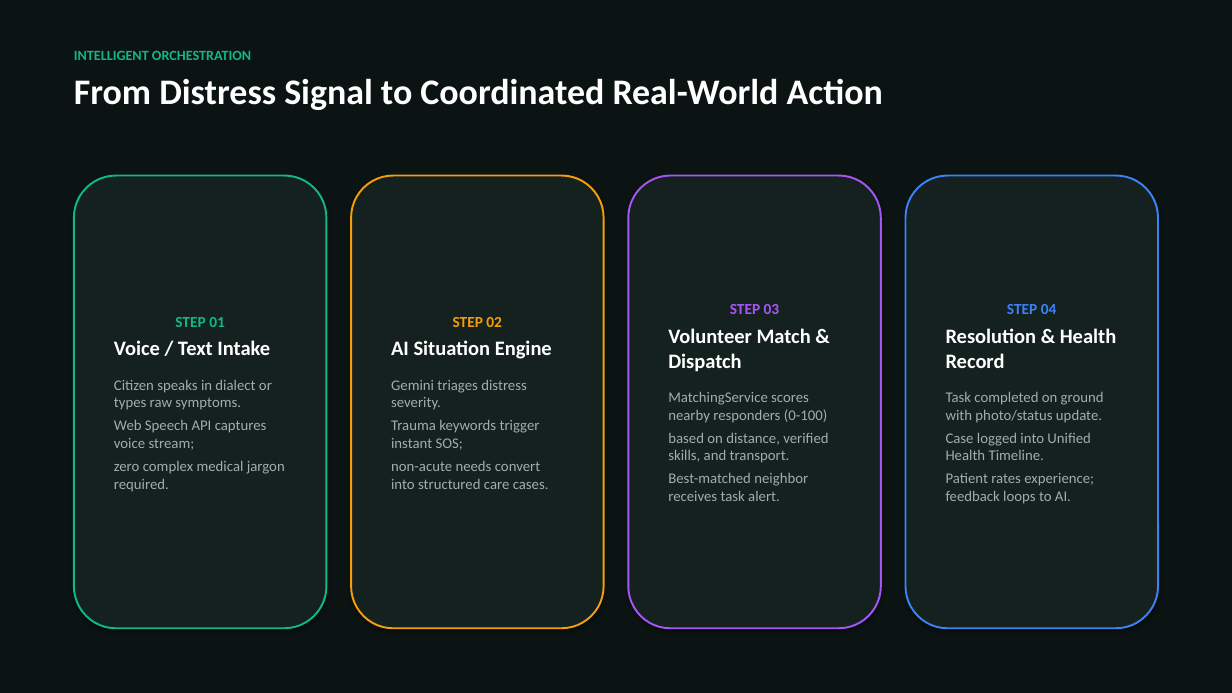
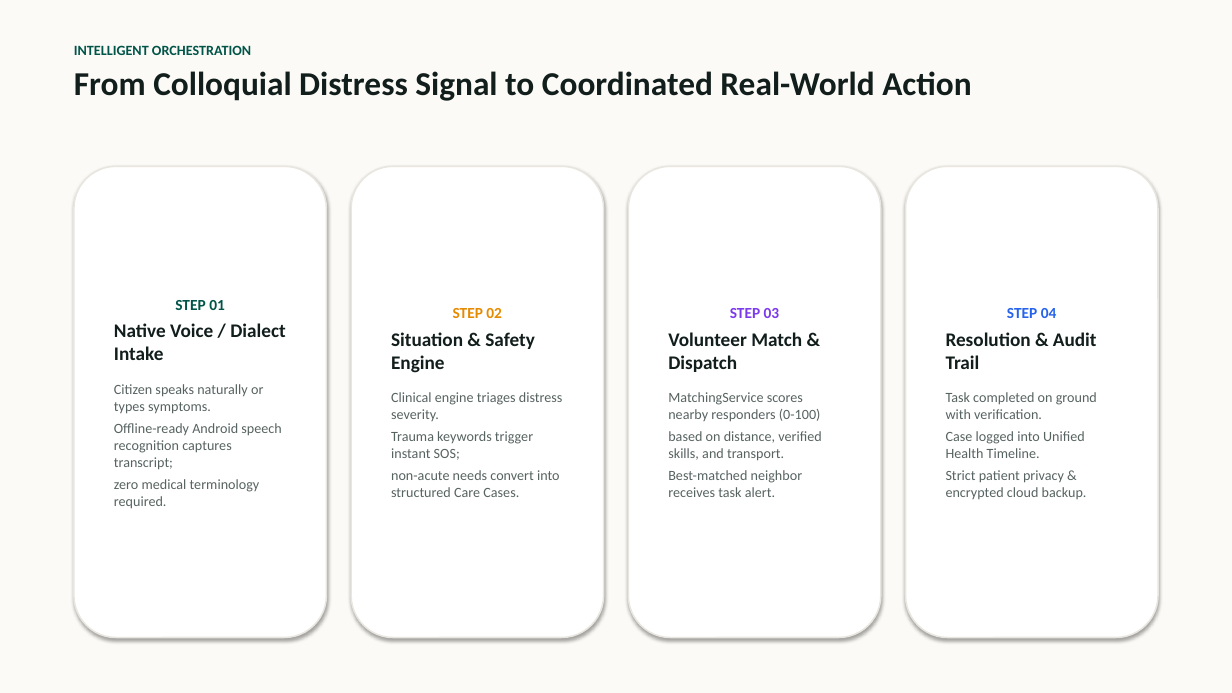
Before and after one commit to jvstin47/AroggyaGram-3, a slide deck: slide 4 of AroggyaGram_Pitch_Deck.pptx. Drawn at 1232x693 pixels with LibreOffice and Linux fonts; fonts in the diff are those of the drawing. Boxes give left, top, right and bottom in pixels: in the first picture for what was removed or moved away, otherwise in the second. Text is boxed around its words. In the diff, an @@ line names an element or a change of style, - is before the commit and + after.

Commit message:
feat: fix broken news image with bottle photo, redesign pitch deck in app theme, and refresh stable APK release

```diff
--- a/AroggyaGram_Pitch_Deck.pptx
+++ b/AroggyaGram_Pitch_Deck.pptx
@@ rectangle at (x1=0, y1=0, x2=1232, y2=693): fill #0B1413 to #FBFAF6 @@
@@ text at (x1=74, y1=45, x2=251, y2=55): text colour #10B981 to #005448 in "INTELLIGENT ORCHESTRATION"; less space between paragraphs @@
@@ text at (x1=74, y1=71, x2=972, y2=101): text changed; size 28 to 26 pt; text colour #FFFFFF to #121E1C @@
-From Distress Signal to Coordinated Real-World Action
+From Colloquial Distress Signal to Coordinated Real-World Action
@@ rounded rectangle "STEP 01" resized from (x1=74, y1=176, x2=326, y2=628) to (x1=74, y1=166, x2=326, y2=638) @@
@@ rounded rectangle "STEP 01" at (x1=74, y1=166, x2=326, y2=638): fill #14211F to #FFFFFF; outline #10B981 1.5 pt to #E8E6DF 1.2 pt @@
@@ rounded rectangle "STEP 02" resized from (x1=351, y1=176, x2=604, y2=628) to (x1=351, y1=166, x2=604, y2=638) @@
@@ rounded rectangle "STEP 02" at (x1=351, y1=166, x2=604, y2=638): fill #14211F to #FFFFFF; outline #F59E0B 1.5 pt to #E8E6DF 1.2 pt @@
@@ rounded rectangle "STEP 03" resized from (x1=628, y1=176, x2=881, y2=628) to (x1=628, y1=166, x2=881, y2=638) @@
@@ rounded rectangle "STEP 03" at (x1=628, y1=166, x2=881, y2=638): text colour #A855F7 to #7C3AED in "STEP 03"; size 16 to 15 pt, text colour #FFFFFF to #121E1C in "Volunteer Match & Dispatch"; size 11.5 to 11 pt, text colour #A0AFAA to #576361 in "MatchingService scores nearby responders (0-100)", "based on distance, verified skills, and transport.", "Best-matched neighbor receives task alert."; fill #14211F to #FFFFFF; outline #A855F7 1.5 pt to #E8E6DF 1.2 pt @@
@@ rounded rectangle "STEP 04" resized from (x1=906, y1=176, x2=1158, y2=628) to (x1=906, y1=166, x2=1158, y2=638) @@
@@ rounded rectangle "STEP 04" at (x1=906, y1=166, x2=1158, y2=638): fill #14211F to #FFFFFF; outline #3B82F6 1.5 pt to #E8E6DF 1.2 pt @@
@@ text in rounded rectangle at (x1=114, y1=323, x2=285, y2=509): text changed; size 11.5 to 11 pt; text colour #A0AFAA to #576361 @@
-Voice / Text Intake
-Citizen speaks in dialect or types raw symptoms.
-Web Speech API captures voice stream;
-zero complex medical jargon required.
+Native Voice / Dialect Intake
+Citizen speaks naturally or types symptoms.
+Offline-ready Android speech recognition captures transcript;
+zero medical terminology required.
@@ text in rounded rectangle at (x1=175, y1=300, x2=225, y2=310): text colour #10B981 to #005448 in "STEP 01" @@
@@ text in rounded rectangle at (x1=391, y1=308, x2=533, y2=460): text colour #F59E0B to #E68A00 in "STEP 02"; size 11.5 to 11 pt, text colour #A0AFAA to #576361 in "Trauma keywords trigger instant SOS;" @@
@@ text in rounded rectangle at (x1=946, y1=308, x2=1085, y2=458): text colour #3B82F6 to #2563EB in "STEP 04"; size 11.5 to 11 pt, text colour #A0AFAA to #576361 in "Case logged into Unified Health Timeline." @@
@@ text in rounded rectangle at (x1=391, y1=332, x2=563, y2=421): text changed; size 11.5 to 11 pt; text colour #A0AFAA to #576361 @@
-AI Situation Engine
-Gemini triages distress severity.
+Situation & Safety Engine
+Clinical engine triages distress severity.
@@ text in rounded rectangle at (x1=946, y1=332, x2=1097, y2=419): text changed; size 11.5 to 11 pt; text colour #A0AFAA to #576361 @@
-Resolution & Health Record
-Task completed on ground with photo/status update.
+Resolution & Audit Trail
+Task completed on ground with verification.
@@ text in rounded rectangle at (x1=391, y1=470, x2=560, y2=497): text changed; size 11.5 to 11 pt; text colour #A0AFAA to #576361 @@
-non-acute needs convert into structured care cases.
+non-acute needs convert into structured Care Cases.
@@ text in rounded rectangle at (x1=946, y1=470, x2=1087, y2=499): text changed; size 11.5 to 11 pt; text colour #A0AFAA to #576361 @@
-Patient rates experience; feedback loops to AI.
+Strict patient privacy & encrypted cloud backup.
```
Also in this commit, not shown: 6 other slides changed, 1 slide added, 1 slide removed, 9 other files.
